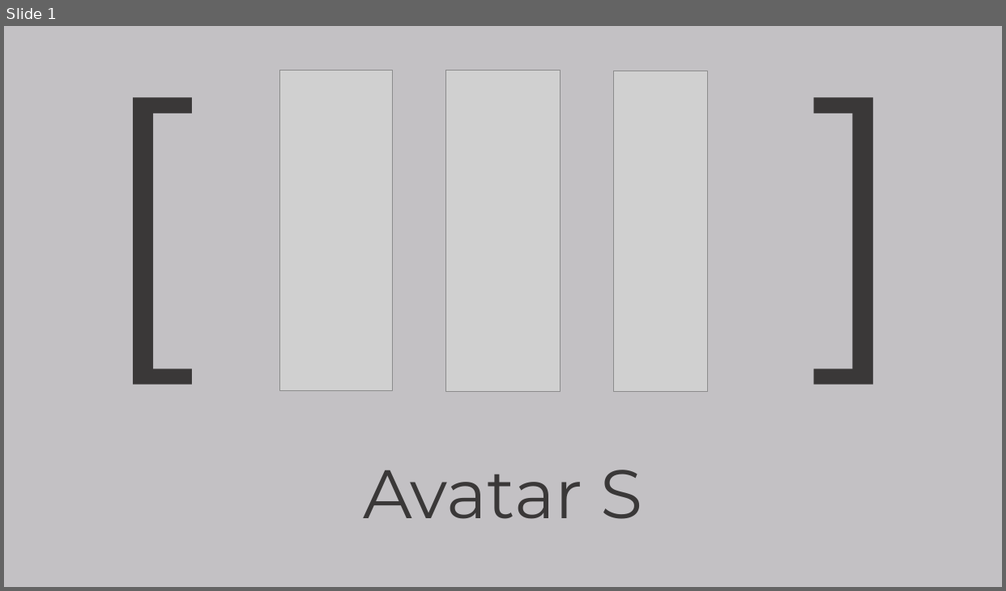
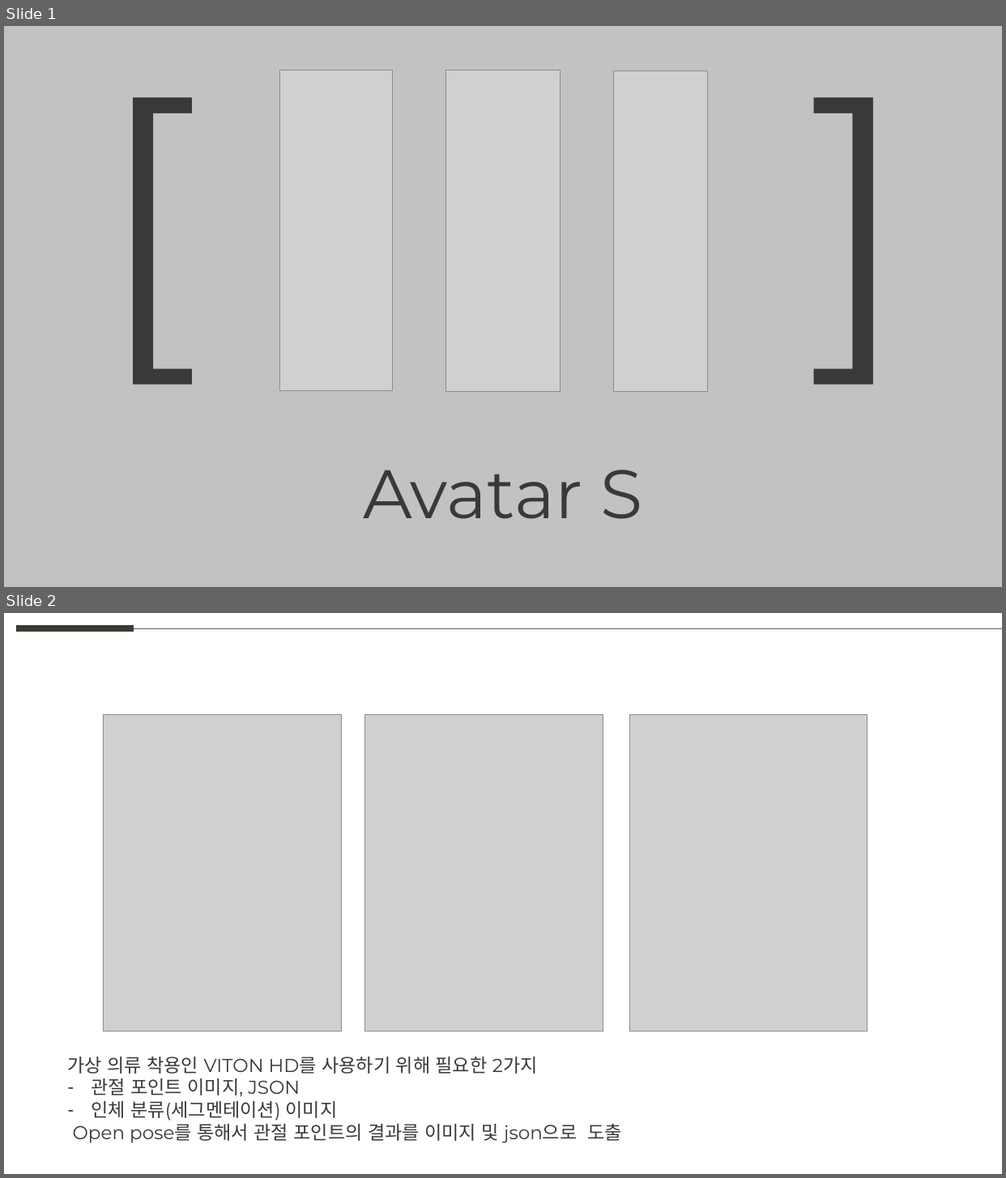
Before and after one commit to weaknessHero/Project_AvatarS, a slide deck: 발표자료/업데이트/LJHPPT.pptx. Shown one above the other, each under a label of ours: slide 1 before the commit, slides 1 and 2 after it. The pictures are 1006x591 and 1006x1178 pixels, drawn with LibreOffice and Linux fonts; fonts in the diff are those of the drawing; grey boxes stand for pictures. Boxes give left, top, right and bottom in pixels: in the first picture for what was removed or moved away, otherwise in the second. Text is boxed around its words. In the diff, an @@ line names an element or a change of style, - is before the commit and + after.

```diff
--- a/발표자료/업데이트/LJHPPT.pptx
+++ b/발표자료/업데이트/LJHPPT.pptx
@@ slide 2 added at bbox=[4, 613, 1002, 1174], background #FFFFFF @@
@@ line added from (17, 628) to (134, 628), #3D3A35 6 pt @@
@@ line added from (134, 628) to (1002, 628), #5F5F5D 0.5 pt @@
@@ picture added at bbox=[104, 714, 342, 1032] @@
@@ picture added at bbox=[364, 714, 603, 1032] @@
@@ picture added at bbox=[630, 714, 868, 1032] @@
@@ text added at bbox=[68, 1057, 622, 1144], 18 pt, text #3A3838 @@
+가상 의류 착용인 VITON HD를 사용하기 위해 필요한 2가지
+– 관절 포인트 이미지, JSON
+– 인체 분류(세그멘테이션) 이미지
+Open pose를 통해서 관절 포인트의 결과를 이미지 및 json으로 도출
```
Also in this commit, not shown: 3 other slides added, 2 slides removed.
